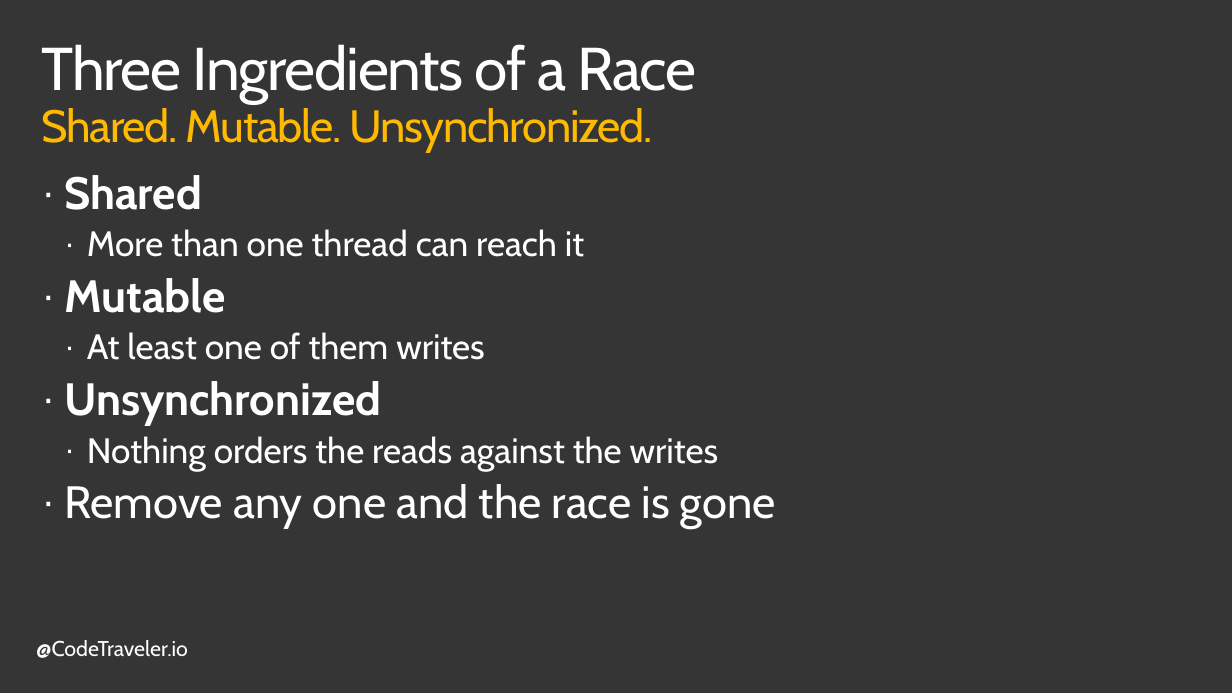
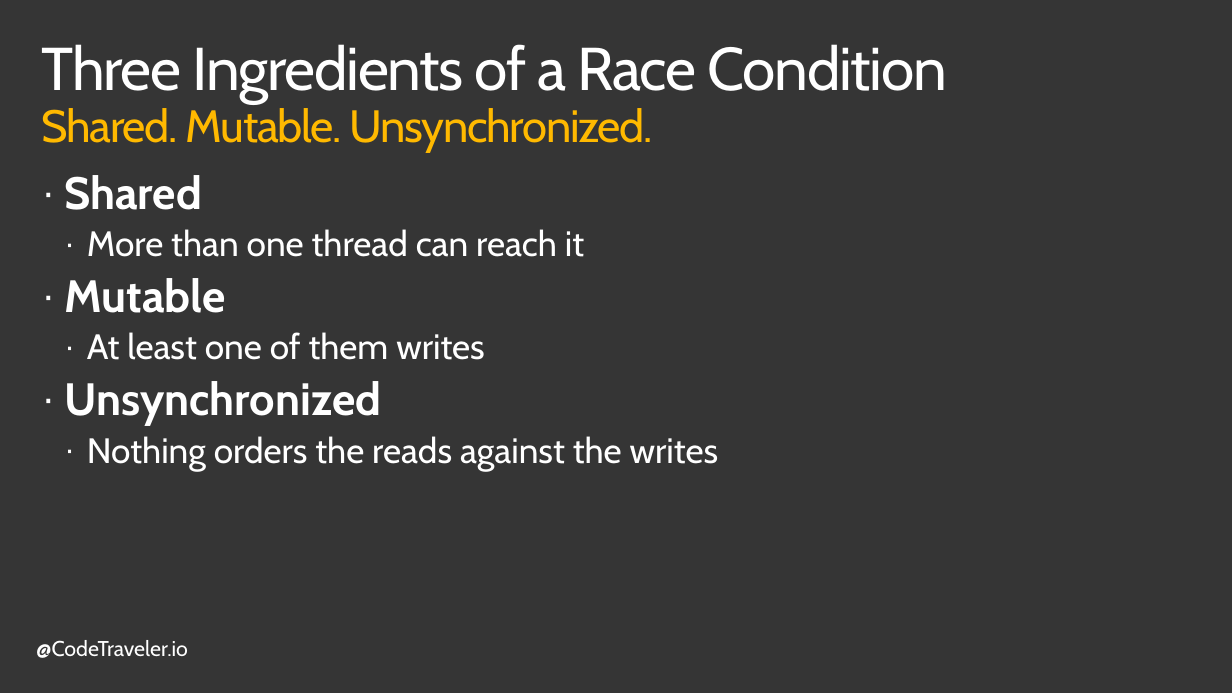
Before and after one commit to TheCodeTraveler/BecomeAnExpertWithAsyncAwait, a slide deck: slide 2 of 8. Concurrent Collections/ConcurrentCollections.pptx. Drawn at 1232x693 pixels with LibreOffice and Linux fonts; fonts in the diff are those of the drawing; background and template pictures are left out. Boxes give left, top, right and bottom in pixels: in the first picture for what was removed or moved away, otherwise in the second. Text is boxed around its words. In the diff, an @@ line names an element or a change of style, - is before the commit and + after.

```diff
--- a/8. Concurrent Collections/ConcurrentCollections.pptx
+++ b/8. Concurrent Collections/ConcurrentCollections.pptx
@@ title at [42,44,948,153]: text changed; size 36 to 48 pt; text colour #FFB900 to #FFFFFF @@
-Three Ingredients of a Race
-Shared. Mutable. Unsynchronized.
+Three Ingredients of a Race Condition
+Shared. Mutable. Unsynchronized.
@@ text at [64,484,776,529]: paragraph removed @@
-· Remove any one and the race is gone
```
Also in this commit, not shown: 8 other slides changed, 1 slide removed, 1 other file.
